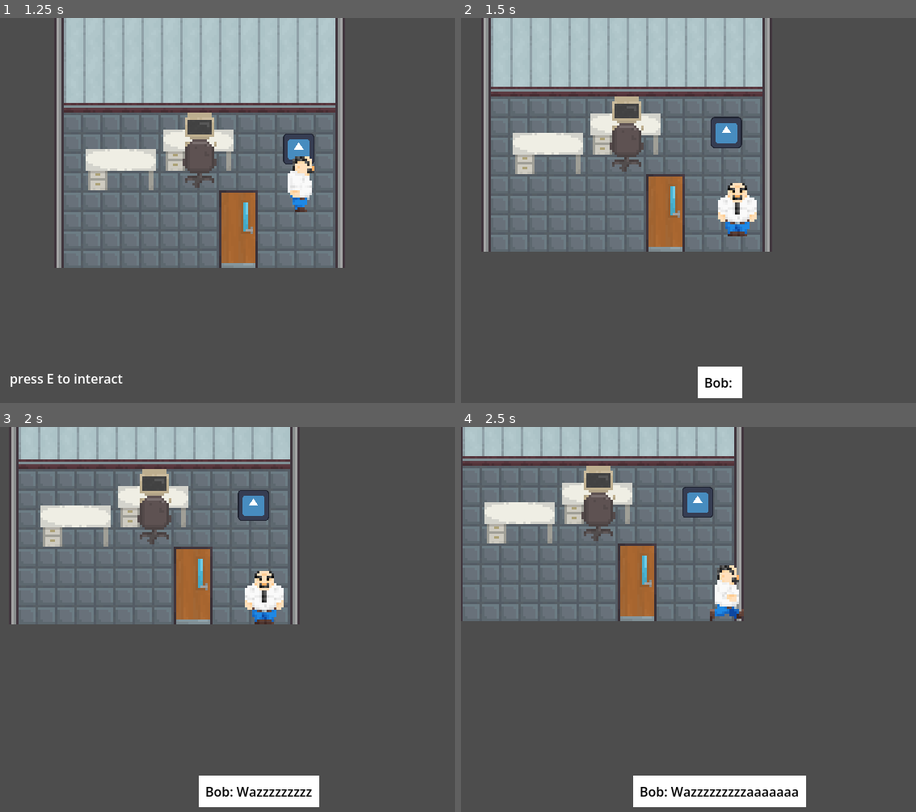
Above: before the commit, frames 1-4 (two rows, left to right).
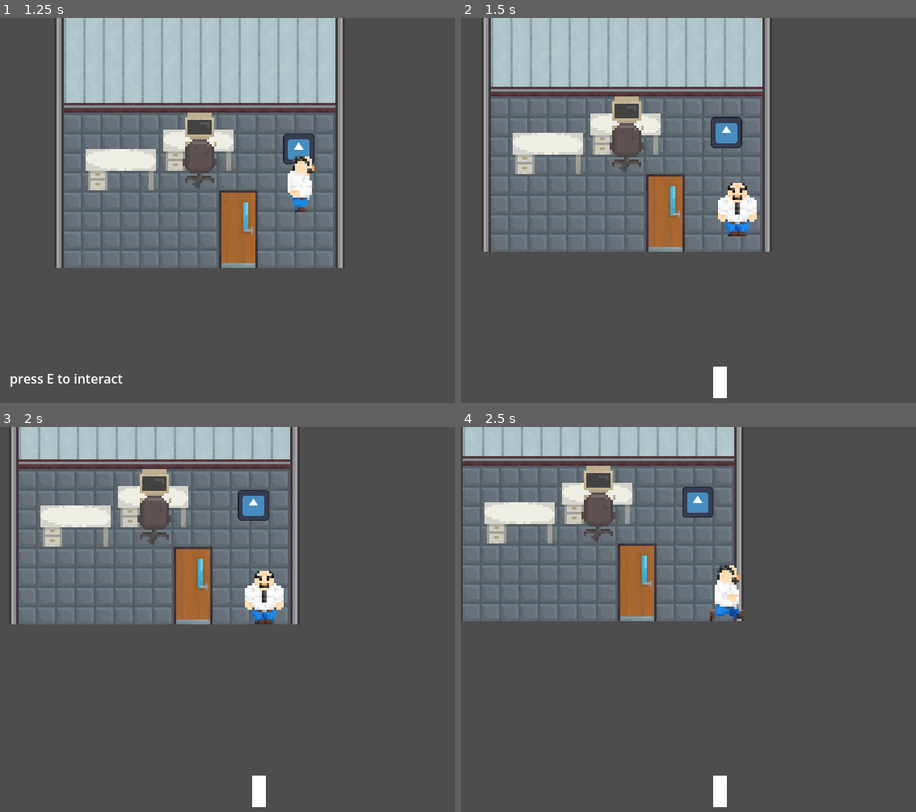
Above: after the commit, the same moments.

Repository: ShlimerAFK/GameJam
Game: Godot game, scene res://scenes/office_1_test.tscn
Same seed, same stepped clock (60 frames per second), same inputs: the game is played once before the commit and once after it. This scene is started directly instead of the project's main scene. The engine's default icon, where the game draws it, is replaced by a stand-in: a white triangle on a blue panel in a dark square.
Inputs:
- Up to frame 1 (1.25 s): tap Enter at 0.5 s; hold D (right) from 0.53 s (still down); tap 1 (1) at 0.6 s; tap 2 (2) at 0.8 s
- Up to frame 2 (1.5 s): tap E (interact) at 1.25 s; release D (right) at 1.28 s; hold S (down) from 1.28 s (still down); tap 2 (2) at 1.35 s
- Up to frame 3 (2 s): keep holding S (down); tap 3 (3) at 1.55 s
- Up to frame 4 (2.5 s): release S (down) at 2.03 s; hold D (right) from 2.03 s (still down); tap 3 (3) at 2.1 s; tap 4 (4) at 2.3 s

Frame 1 is identical in both runs. In frame 2, 0.6% of the frame differs, in the area x 52-62%, y 90-99%; in frame 3, 1.9%; in frame 4, 2.9%, in the area x 37-76%, y 90-99%.
Error after the commit: Attempt to call function 'get_as_text' in base 'null instance' on a null instance. (res://scripts/npc/basic_dialog.gd:68)

Commit message:
Added dan and janet

Diff:
--- a/data/dialog.json
+++ b/dialogs/dan.json
@@ -2,16 +2,16 @@
 	"dialog_1": [
 
 		{
-			"speaker": "Bob",
+			"speaker": "Dan",
 			"text" : "Wazzzzzzzzzaaaaaaa"
 		},
 
 		{
-			"speaker": "Bob",
+			"speaker": "Dan",
 			"text" : "What is poping yoooo"
 		},
 		{
-			"speaker": "Bob",
+			"speaker": "Dan",
 			"text" : "How is your morning going?"
 		},
 		{
@@ -40,7 +40,7 @@
 
 	"dialog_2": [
 		{
-			"speaker": "Bob",
+			"speaker": "Dan",
 			"text" : "Hello"
 		}
 
@@ -48,12 +48,12 @@
 
 	"dialog_3": [
 		{
-			"speaker": "Bob",
+			"speaker": "Dan",
 			"text" : "Nothing much"
 		},
 
 		{
-			"speaker": "Bob",
+			"speaker": "Dan",
 			"text" : "How about you?"
 		}
 
@@ -61,12 +61,12 @@
 
 	"dialog_4": [
 		{
-			"speaker": "Bob",
+			"speaker": "Dan",
 			"text" : "Good morning"
 		},
 
 		{
-			"speaker": "Bob",
+			"speaker": "Dan",
 			"text" : "How hos your morning been"
 		}
 
@@ -74,7 +74,7 @@
 
 	"dialog_5": [
 		{
-			"speaker": "Bob",
+			"speaker": "Dan",
 			"text" : "Bye bye"
 		}
 
--- /dev/null
+++ b/dialogs/janet.json
@@ -0,0 +1,79 @@
+{
+	"dialog_1": [
+
+		{
+			"speaker": "Janet",
+			"text" : "Hello"
+		},
+
+		{
+			"speaker": "Janet",
+			"text" : "How are you doing today"
+		},
+		{
+			"speaker": "You",
+			"options" : [
+				{
+					"text" : "Hello",
+					"dialog" : "dialog_2"
+				},
+				{
+					"text" : "What is up",
+					"dialog" : "dialog_3"
+				},
+				{
+					"text" : "Good morning",
+					"dialog" : "dialog_4"
+				},
+				{
+					"text" : "Bye",
+					"dialog" : "dialog_5"
+				}
+
+			]
+		}
+	],
+
+	"dialog_2": [
+		{
+			"speaker": "Janet",
+			"text" : "Hello"
+		}
+
+	],
+
+	"dialog_3": [
+		{
+			"speaker": "Janet",
+			"text" : "Nothing much"
+		},
+
+		{
+			"speaker": "Janet",
+			"text" : "How about you?"
+		}
+
+	],
+
+	"dialog_4": [
+		{
+			"speaker": "Janet",
+			"text" : "Good morning"
+		},
+
+		{
+			"speaker": "Janet",
+			"text" : "How hos your morning been"
+		}
+
+	],
+
+	"dialog_5": [
+		{
+			"speaker": "Janet",
+			"text" : "Bye bye"
+		}
+
+	]
+
+}
--- a/scenes/office_1_test.tscn
+++ b/scenes/office_1_test.tscn
@@ -1,7 +1,7 @@
 [gd_scene format=4 uid="uid://d1prxgy6srh8p"]
 
 [ext_resource type="PackedScene" uid="uid://oy67rn0cumj3" path="res://thingies/player.tscn" id="1_enrnp"]
-[ext_resource type="PackedScene" uid="uid://bmr54w3iy4jx7" path="res://thingies/npc_test.tscn" id="2_eyl0h"]
+[ext_resource type="PackedScene" uid="uid://bmr54w3iy4jx7" path="res://thingies/generic_npc.tscn" id="2_eyl0h"]
 [ext_resource type="PackedScene" uid="uid://cc1x44ypsamki" path="res://thingies/gui.tscn" id="3_pab7y"]
 [ext_resource type="Texture2D" uid="uid://c61jd4344swwg" path="res://sprites/tilesets/office_terrain.png" id="4_it6b0"]
 [ext_resource type="Texture2D" uid="uid://do7os2w3jqni3" path="res://sprites/tilesets/office_decor.png" id="5_2ud8q"]
--- a/scenes/scene_1.tscn
+++ b/scenes/scene_1.tscn
@@ -3,8 +3,10 @@
 [ext_resource type="PackedScene" uid="uid://oy67rn0cumj3" path="res://thingies/player.tscn" id="1_ta4h7"]
 [ext_resource type="Texture2D" uid="uid://c61jd4344swwg" path="res://sprites/tilesets/office_terrain.png" id="2_ka884"]
 [ext_resource type="PackedScene" uid="uid://cc1x44ypsamki" path="res://thingies/gui.tscn" id="3_cn2eb"]
-[ext_resource type="PackedScene" uid="uid://bmr54w3iy4jx7" path="res://thingies/npc_test.tscn" id="4_sj5te"]
+[ext_resource type="PackedScene" uid="uid://bmr54w3iy4jx7" path="res://thingies/generic_npc.tscn" id="4_sj5te"]
 [ext_resource type="PackedScene" uid="uid://bs46i8y6tukst" path="res://thingies/door_area.tscn" id="5_lki8s"]
+[ext_resource type="PackedScene" uid="uid://dxws188rknph" path="res://thingies/NPC/janet.tscn" id="5_t6bmd"]
+[ext_resource type="PackedScene" uid="uid://crcrptu6khfas" path="res://thingies/NPC/dan.tscn" id="6_d7a6c"]
 
 [sub_resource type="TileSetAtlasSource" id="TileSetAtlasSource_cn2eb"]
 texture = ExtResource("2_ka884")
@@ -28,9 +30,6 @@
 tile_map_data = PackedByteArray(0, 0, 6, 0, 8, 0, 0, 0, 4, 0, 1, 0, 0, 0, 6, 0, 7, 0, 0, 0, 4, 0, 0, 0, 0, 0)
 tile_set = SubResource("TileSet_f1dwg")
 
-[node name="NPC" parent="." unique_id=1453047402 instance=ExtResource("4_sj5te")]
-position = Vector2(105, 67)
-
 [node name="GUI" parent="." unique_id=910458424 instance=ExtResource("3_cn2eb")]
 
 [node name="CharacterBody2D" parent="." unique_id=629992924 instance=ExtResource("1_ta4h7")]
@@ -41,3 +40,11 @@
 scene_destination = "roomTest1.tscn"
 destination_door_name = "Door1"
 door_position_in_room = "top"
+
+[node name="StaticBody2D" parent="." unique_id=256800973 instance=ExtResource("5_t6bmd")]
+position = Vector2(145, 101)
+
+[node name="StaticBody2D2" parent="." unique_id=1711188476 instance=ExtResource("6_d7a6c")]
+position = Vector2(225, 95)
+
+[node name="StaticBody2D3" parent="." unique_id=936663778 instance=ExtResource("4_sj5te")]
--- a/scripts/generic/root_node.gd
+++ b/scripts/generic/root_node.gd
@@ -5,8 +5,6 @@
 # Called when the node enters the scene tree for the first time.
 func _ready() -> void:
 	var spawn_offset: Vector2
-
-	print(spawn.global_position)
 
 	if spawn.door_position_in_room == "top":
 		spawn_offset = Vector2(0, 30)
--- a/scripts/npc/basic_dialog.gd
+++ b/scripts/npc/basic_dialog.gd
@@ -1,6 +1,6 @@
 extends Control
 
-var file_path = "res://data/dialog.json"
+var file_path : String
 
 @onready var dialog_lable: Label = $TextBox/MarginContainer/Label
 @onready var textbox: MarginContainer = $TextBox
@@ -11,8 +11,13 @@
 var tween: Tween = null
 var player_is_choosing := false
 var amout_of_choises := 0
+var current_file_name: String
 
-func start_dialog(dialog: String) -> void:
+func start_dialog(dialog: String, file_name: String) -> void:
+
+	current_file_name = file_name
+	file_path = "res://dialogs/" + current_file_name
+
 	if not textbox.visible:
 		textbox.visible = true
 
@@ -28,7 +33,7 @@
 	player_is_choosing = false
 	var new_dialog = dialogues[count -1]["options"][index]["dialog"]
 	count = 0
-	start_dialog(new_dialog)
+	start_dialog(new_dialog, current_file_name)
 
 func _process(delta: float) -> void:
 
--- a/scripts/npc/npc_interact.gd
+++ b/scripts/npc/npc_interact.gd
@@ -2,14 +2,15 @@
 
 class_name NPC
 
-var dialog = "dialog_1"
+var dialog := "dialog_1"
+@export var file_name : String
 
 @onready var dialog_node = $"../GUI/DialogNode"
 
 func _process(delta: float) -> void:
 	if Input.is_action_just_pressed("interact") and player_has_entered and Global.player_is_interacting == false:
 		Global.player_is_interacting = true
-		dialog_node.start_dialog(dialog)
+		dialog_node.start_dialog(dialog, file_name)
 
 
 
--- /dev/null
+++ b/thingies/NPC/dan.tscn
@@ -0,0 +1,82 @@
+[gd_scene format=3 uid="uid://crcrptu6khfas"]
+
+[ext_resource type="Script" uid="uid://wakopjo34qaw" path="res://scripts/npc/npc_interact.gd" id="1_dkopf"]
+[ext_resource type="Texture2D" uid="uid://bnkh0uduj1666" path="res://sprites/npc/Dan/danIdle.png" id="2_buo1i"]
+
+[sub_resource type="RectangleShape2D" id="RectangleShape2D_stvbn"]
+size = Vector2(16, 4)
+
+[sub_resource type="AtlasTexture" id="AtlasTexture_1tvji"]
+atlas = ExtResource("2_buo1i")
+region = Rect2(0, 0, 18, 24)
+
+[sub_resource type="AtlasTexture" id="AtlasTexture_fpkrg"]
+atlas = ExtResource("2_buo1i")
+region = Rect2(18, 0, 18, 24)
+
+[sub_resource type="AtlasTexture" id="AtlasTexture_mqhdd"]
+atlas = ExtResource("2_buo1i")
+region = Rect2(36, 0, 18, 24)
+
+[sub_resource type="AtlasTexture" id="AtlasTexture_b1x33"]
+atlas = ExtResource("2_buo1i")
+region = Rect2(54, 0, 18, 24)
+
+[sub_resource type="AtlasTexture" id="AtlasTexture_tmngj"]
+atlas = ExtResource("2_buo1i")
+region = Rect2(72, 0, 18, 24)
+
+[sub_resource type="AtlasTexture" id="AtlasTexture_3emnh"]
+atlas = ExtResource("2_buo1i")
+region = Rect2(90, 0, 18, 24)
+
+[sub_resource type="SpriteFrames" id="SpriteFrames_ls78n"]
+animations = [{
+"frames": [{
+"duration": 1.0,
+"texture": SubResource("AtlasTexture_1tvji")
+}, {
+"duration": 1.0,
+"texture": SubResource("AtlasTexture_fpkrg")
+}, {
+"duration": 1.0,
+"texture": SubResource("AtlasTexture_mqhdd")
+}, {
+"duration": 1.0,
+"texture": SubResource("AtlasTexture_b1x33")
+}, {
+"duration": 1.0,
+"texture": SubResource("AtlasTexture_tmngj")
+}, {
+"duration": 1.0,
+"texture": SubResource("AtlasTexture_3emnh")
+}],
+"loop": 1,
+"name": &"idle",
+"speed": 5.0
+}]
+
+[sub_resource type="CircleShape2D" id="CircleShape2D_08mw1"]
+radius = 17.0
+
+[node name="StaticBody2D" type="StaticBody2D" unique_id=1711188476]
+script = ExtResource("1_dkopf")
+file_name = "dan.json"
+
+[node name="CollisionShape2D" type="CollisionShape2D" parent="." unique_id=1982143750]
+position = Vector2(-1, -2)
+shape = SubResource("RectangleShape2D_stvbn")
+
+[node name="AnimatedSprite2D" type="AnimatedSprite2D" parent="." unique_id=1582236490]
+position = Vector2(0, -12)
+sprite_frames = SubResource("SpriteFrames_ls78n")
+animation = &"idle"
+
+[node name="Area2D" type="Area2D" parent="." unique_id=1298616387]
+
+[node name="CollisionShape2D" type="CollisionShape2D" parent="Area2D" unique_id=660286907]
+position = Vector2(-1, -13)
+shape = SubResource("CircleShape2D_08mw1")
+
+[connection signal="area_entered" from="Area2D" to="." method="_on_area_2d_area_entered"]
+[connection signal="area_exited" from="Area2D" to="." method="_on_area_2d_area_exited"]
--- /dev/null
+++ b/thingies/NPC/janet.tscn
@@ -0,0 +1,96 @@
+[gd_scene format=3 uid="uid://dxws188rknph"]
+
+[ext_resource type="Script" uid="uid://wakopjo34qaw" path="res://scripts/npc/npc_interact.gd" id="1_cuhq0"]
+[ext_resource type="Texture2D" uid="uid://1xd6tur0acpy" path="res://sprites/npc/Janet/janetIdle.png" id="2_knqk3"]
+
+[sub_resource type="RectangleShape2D" id="RectangleShape2D_e56wq"]
+size = Vector2(11, 4)
+
+[sub_resource type="AtlasTexture" id="AtlasTexture_8x1ys"]
+atlas = ExtResource("2_knqk3")
+region = Rect2(0, 0, 15, 24)
+
+[sub_resource type="AtlasTexture" id="AtlasTexture_d5qqb"]
+atlas = ExtResource("2_knqk3")
+region = Rect2(15, 0, 15, 24)
+
+[sub_resource type="AtlasTexture" id="AtlasTexture_egmwj"]
+atlas = ExtResource("2_knqk3")
+region = Rect2(30, 0, 15, 24)
+
+[sub_resource type="AtlasTexture" id="AtlasTexture_blcds"]
+atlas = ExtResource("2_knqk3")
+region = Rect2(45, 0, 15, 24)
+
+[sub_resource type="AtlasTexture" id="AtlasTexture_uhrt6"]
+atlas = ExtResource("2_knqk3")
+region = Rect2(60, 0, 15, 24)
+
+[sub_resource type="AtlasTexture" id="AtlasTexture_1asyt"]
+atlas = ExtResource("2_knqk3")
+region = Rect2(75, 0, 15, 24)
+
+[sub_resource type="AtlasTexture" id="AtlasTexture_q04ux"]
+atlas = ExtResource("2_knqk3")
+region = Rect2(90, 0, 15, 24)
+
+[sub_resource type="AtlasTexture" id="AtlasTexture_16jfe"]
+atlas = ExtResource("2_knqk3")
+region = Rect2(105, 0, 15, 24)
+
+[sub_resource type="SpriteFrames" id="SpriteFrames_ys4fn"]
+animations = [{
+"frames": [{
+"duration": 1.0,
+"texture": SubResource("AtlasTexture_8x1ys")
+}, {
+"duration": 1.0,
+"texture": SubResource("AtlasTexture_d5qqb")
+}, {
+"duration": 1.0,
+"texture": SubResource("AtlasTexture_egmwj")
+}, {
+"duration": 1.0,
+"texture": SubResource("AtlasTexture_blcds")
+}, {
+"duration": 1.0,
+"texture": SubResource("AtlasTexture_uhrt6")
+}, {
+"duration": 1.0,
+"texture": SubResource("AtlasTexture_1asyt")
+}, {
+"duration": 1.0,
+"texture": SubResource("AtlasTexture_q04ux")
+}, {
+"duration": 1.0,
+"texture": SubResource("AtlasTexture_16jfe")
+}],
+"loop": 1,
+"name": &"idle",
+"speed": 5.0
+}]
+
+[sub_resource type="CircleShape2D" id="CircleShape2D_kv0jq"]
+radius = 15.0
+
+[node name="StaticBody2D" type="StaticBody2D" unique_id=256800973]
+script = ExtResource("1_cuhq0")
+file_name = "janet.json"
+
+[node name="CollisionShape2D" type="CollisionShape2D" parent="." unique_id=1168315723]
+position = Vector2(0.5, -2)
+shape = SubResource("RectangleShape2D_e56wq")
+
+[node name="AnimatedSprite2D" type="AnimatedSprite2D" parent="." unique_id=498070247]
+position = Vector2(0, -12)
+sprite_frames = SubResource("SpriteFrames_ys4fn")
+animation = &"idle"
+
+[node name="Area2D" type="Area2D" parent="." unique_id=1681705094]
+
+[node name="CollisionShape2D" type="CollisionShape2D" parent="Area2D" unique_id=1101488399]
+position = Vector2(0, -13)
+shape = SubResource("CircleShape2D_kv0jq")
+
+[connection signal="area_entered" from="Area2D" to="." method="_on_area_2d_area_entered"]
+[connection signal="area_exited" from="Area2D" to="." method="_on_area_2d_area_exited"]
Renamed: thingies/npc_test.tscn -> thingies/generic_npc.tscn
